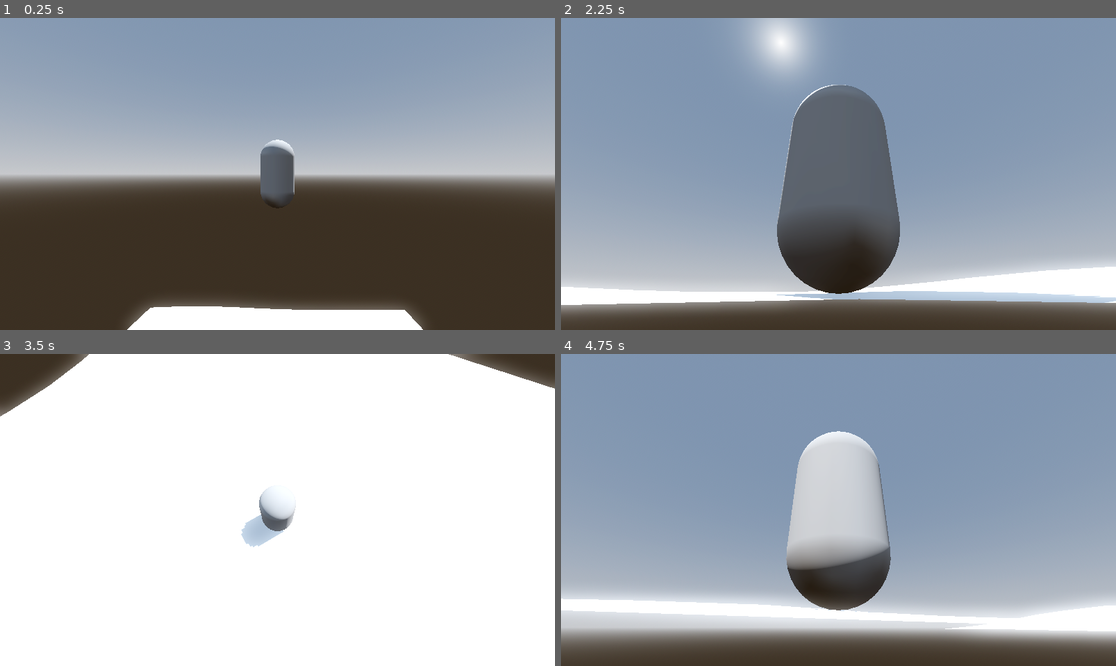
Above: before the commit, frames 1-4 (two rows, left to right).
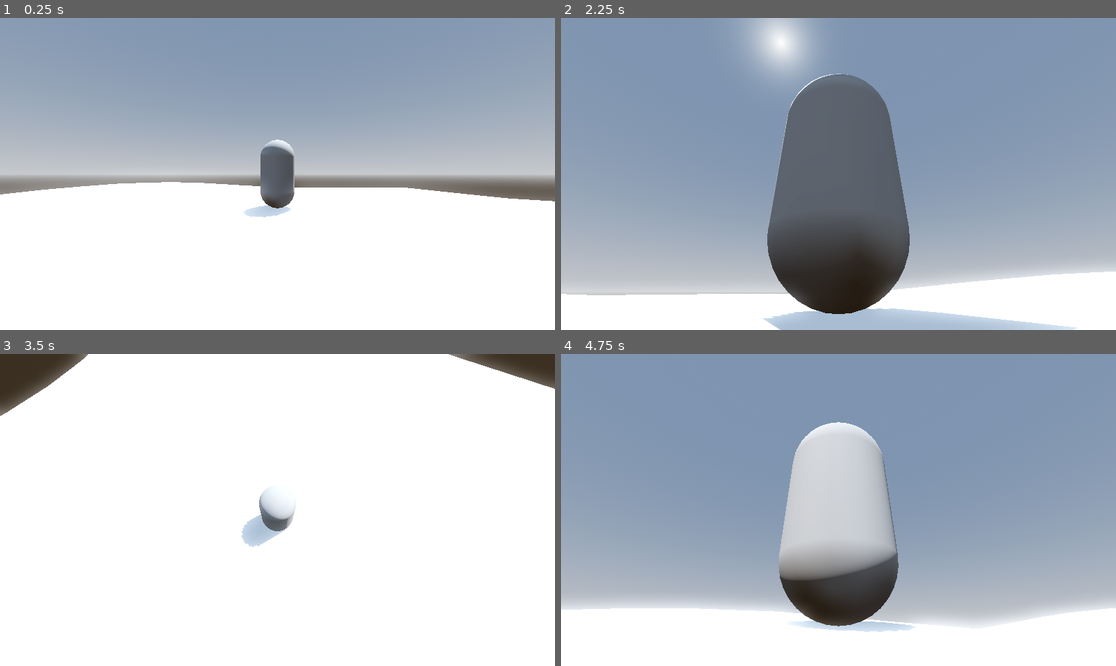
Above: after the commit, the same moments.

Repository: alpacaspar/GolfCourseGame
Game: Godot game, scene res://Main/game.tscn
Two runs of this game, one before a commit and one after it. Both use one fixed random seed, a clock stepped at 60 frames per second and the inputs below.
Inputs (mouse positions are in pixels of both pictures, inside the frame that each line leads up to):
- Up to frame 1 (0.25 s): no input
- Up to frame 2 (2.25 s): move the mouse to (960, 158) at 0.52 s; hold D (move_right) 0.53-1.28 s; move the mouse to (727, 189) at 1.27 s; hold S (move_down) 1.28-2.03 s; move the mouse to (894, 105) at 2.02 s; hold D (move_right) from 2.03 s (still down)
- Up to frame 3 (3.5 s): move the mouse to (249, 572) at 2.77 s; release D (move_right) at 2.78 s; hold W (move_up) from 2.78 s (still down)
- Up to frame 4 (4.75 s): move the mouse to (1005, 556) at 3.52 s; release W (move_up) at 3.53 s; hold A (move_left) from 3.53 s (still down); move the mouse to (672, 463) at 4.27 s

The runs differ from the first frame. In frame 1, 43% of the frame differs, in the area x 0-100%, y 51-100%; in frame 2, 15%; in frame 3, less than 0.1%; in frame 4, 20%.

Commit message:
replaced script extension with built in node

Diff:
--- a/Entities/Player/camera_pivot.gd
+++ /dev/null
@@ -1,19 +0,0 @@
-extends Marker3D
-
-
-const MAX_DISTANCE = 6
-
-@onready var camera_raycast = $CameraRayCast
-@onready var camera = $PlayerCamera
-
-var target_position : Vector3
-
-
-func _physics_process(delta):
-	var distance = MAX_DISTANCE
-
-	if camera_raycast.is_colliding():
-		distance = (camera_raycast.get_collision_point() - global_position).length()
-		distance = clamp(distance, 0, MAX_DISTANCE)
-
-	camera.position = -Vector3.FORWARD * distance
--- a/Entities/Player/player.tscn
+++ b/Entities/Player/player.tscn
@@ -1,7 +1,6 @@
 [gd_scene load_steps=8 format=3 uid="uid://b3yo3dem2wtkt"]
 
 [ext_resource type="Script" path="res://Entities/Player/player.gd" id="1_qh1c4"]
-[ext_resource type="Script" path="res://Entities/Player/camera_pivot.gd" id="2_ga1ag"]
 [ext_resource type="Script" path="res://Common/FSM/finite_state_machine.gd" id="3_ox5tx"]
 [ext_resource type="Script" path="res://Entities/Player/movement_state.gd" id="4_8jdu4"]
 [ext_resource type="Script" path="res://Entities/Player/idle_state.gd" id="5_fmu0s"]
@@ -10,8 +9,10 @@
 
 [sub_resource type="CapsuleMesh" id="CapsuleMesh_mch17"]
 
+[sub_resource type="SphereShape3D" id="SphereShape3D_nquyv"]
+radius = 0.1
+
 [node name="Player" type="CharacterBody3D"]
-transform = Transform3D(1, 0, 0, 0, 1, 0, 0, 0, 1, 0, 10, 0)
 script = ExtResource("1_qh1c4")
 
 [node name="CollisionShape3D" type="CollisionShape3D" parent="."]
@@ -27,23 +28,21 @@
 
 [node name="CameraPivot" type="Marker3D" parent="."]
 transform = Transform3D(1, 0, 0, 0, 1, 0, 0, 0, 1, 0, 1, 0)
-script = ExtResource("2_ga1ag")
 
-[node name="CameraRayCast" type="RayCast3D" parent="CameraPivot"]
-target_position = Vector3(0, 0, 10)
-hit_back_faces = false
+[node name="SpringArm3D" type="SpringArm3D" parent="CameraPivot"]
+shape = SubResource("SphereShape3D_nquyv")
+spring_length = 6.0
+margin = 0.5
 
-[node name="PlayerCamera" type="Camera3D" parent="CameraPivot"]
+[node name="PlayerCamera" type="Camera3D" parent="CameraPivot/SpringArm3D"]
 transform = Transform3D(1, 0, 0, 0, 1, 0, 0, 0, 1, 0, 0, 5)
 
 [node name="FiniteStateMachine" type="Node" parent="."]
 script = ExtResource("3_ox5tx")
 
-[node name="MovementState" type="Node" parent="FiniteStateMachine" node_paths=PackedStringArray("player", "camera_pivot", "visuals")]
+[node name="MovementState" type="Node" parent="FiniteStateMachine" node_paths=PackedStringArray("player")]
 script = ExtResource("4_8jdu4")
 player = NodePath("../..")
-camera_pivot = NodePath("../../CameraPivot")
-visuals = NodePath("../../Visuals")
 
 [node name="IdleState" type="Node" parent="FiniteStateMachine" node_paths=PackedStringArray("player")]
 script = ExtResource("5_fmu0s")
